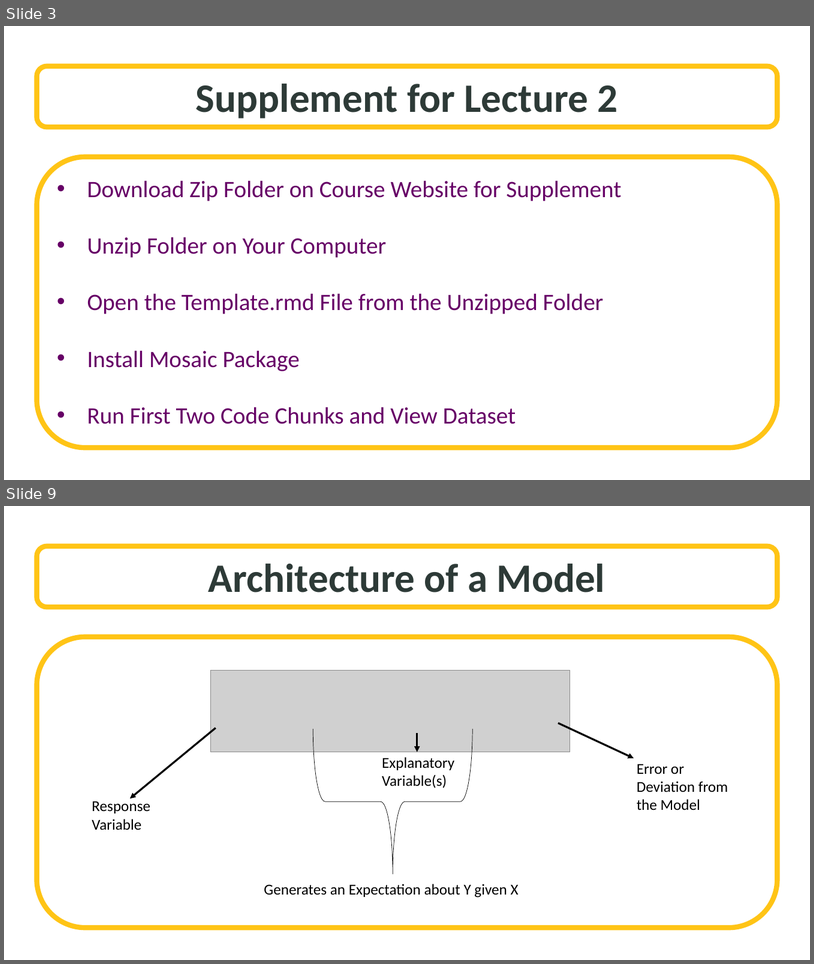
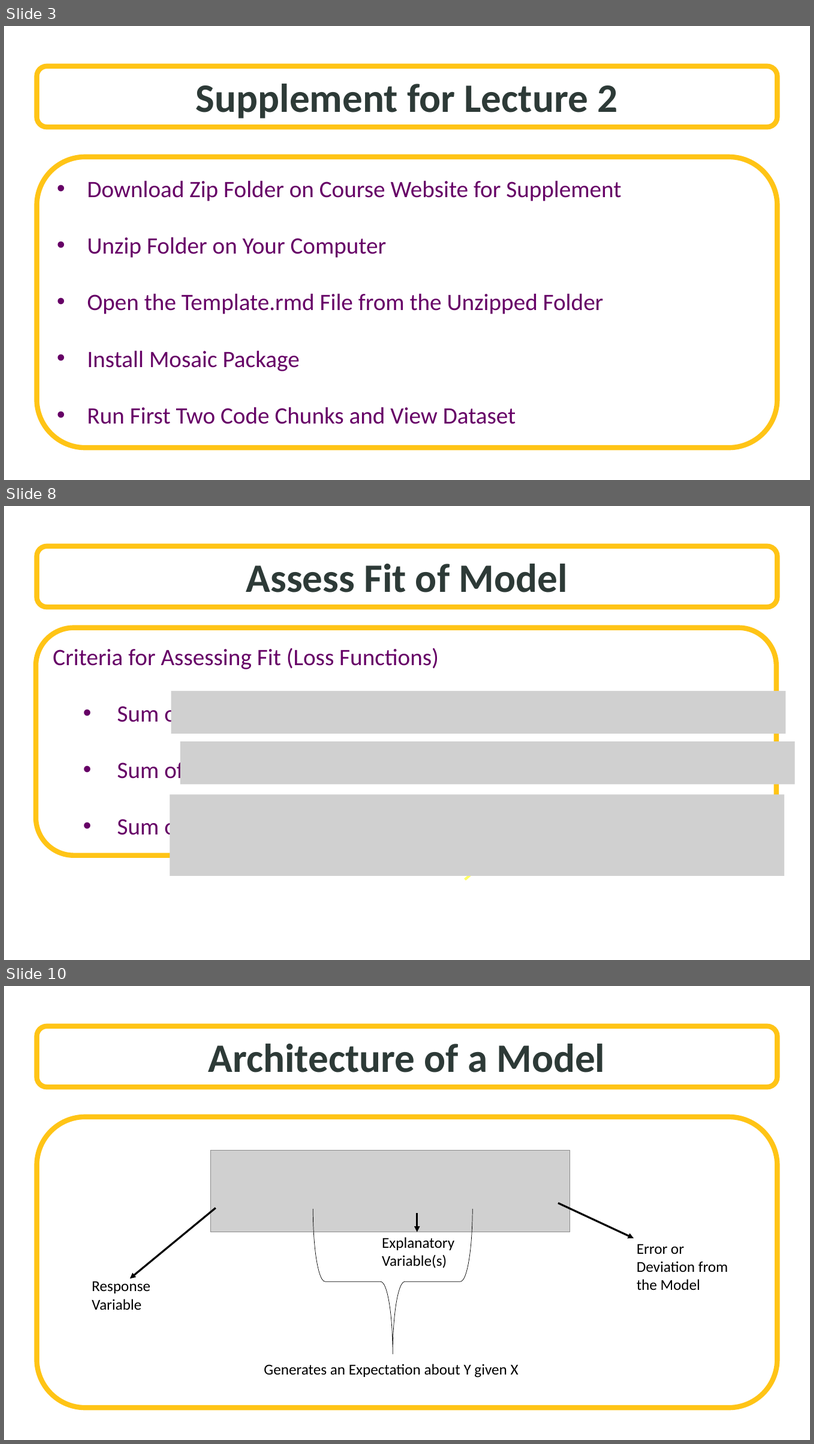
Before and after one commit to SuperMarioGiacomazzo/STOR455_WEBSITE, a slide deck: Lectures/2 - Four Step Process.pptx. Shown one above the other, each under a label of ours: slides 3 and 9 before the commit, slides 3, 8 and 10 after it; the slides between them are not shown. The pictures are 814x964 and 814x1444 pixels, drawn with LibreOffice and Linux fonts; fonts in the diff are those of the drawing; grey boxes stand for pictures; background and template pictures are left out. Boxes give left, top, right and bottom in pixels: in the first picture for what was removed or moved away, otherwise in the second. Text is boxed around its words. In the diff, an @@ line names an element or a change of style, - is before the commit and + after.

```diff
--- a/Lectures/2 - Four Step Process.pptx
+++ b/Lectures/2 - Four Step Process.pptx
@@ slide 8 added at bbox=[4, 506, 810, 960], background picture (left out) @@
@@ rounded rectangle added at bbox=[36, 546, 778, 607], fill #FFFFFF at 70% opacity, outline #FFC416 6 pt, 48 pt, text #2D3A37, bold @@
+Assess Fit of Model
@@ rounded rectangle added at bbox=[36, 628, 777, 855], fill #FFFFFF, outline #FFC416 6 pt, 28 pt, text #660066 @@
+Criteria for Assessing Fit (Loss Functions)
+  • Sum of Residuals:
+  • Sum of Squared Residuals:
+  • Sum of Absolute Residuals:
@@ picture added at bbox=[171, 691, 786, 734] @@
@@ picture added at bbox=[180, 741, 796, 784] @@
@@ picture added at bbox=[170, 794, 785, 876] @@
@@ arrow added from (465, 879) to (506, 844), #FFFF66 3 pt @@
@@ what was slide 9 is now slide 10 @@
```
Also in this commit, not shown: 2 slides changed, 1 other slide added, 1 slide removed.
